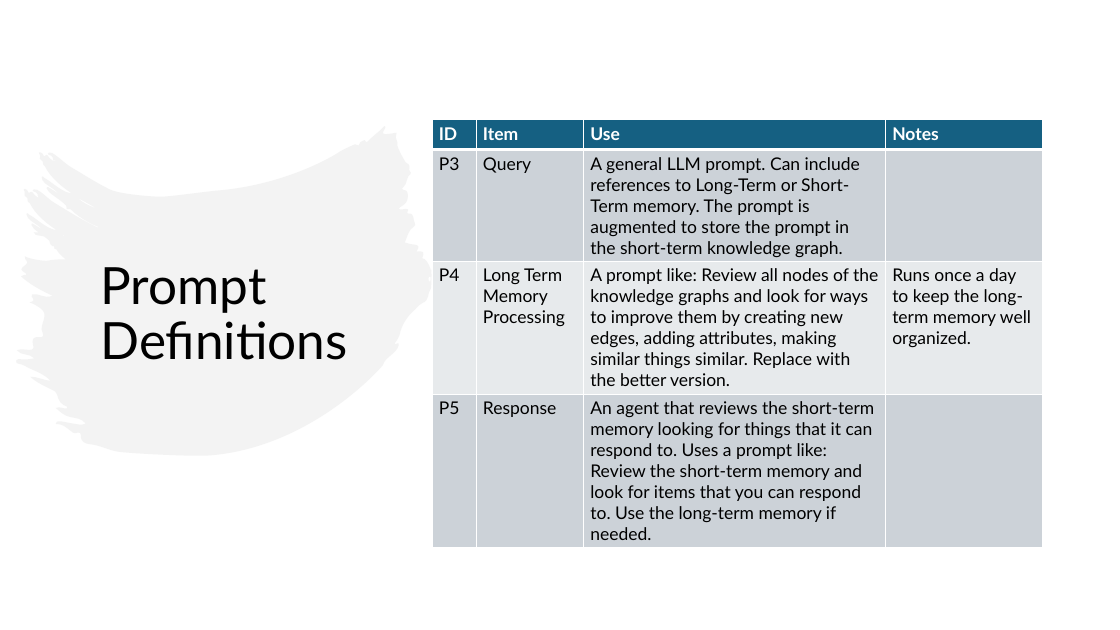
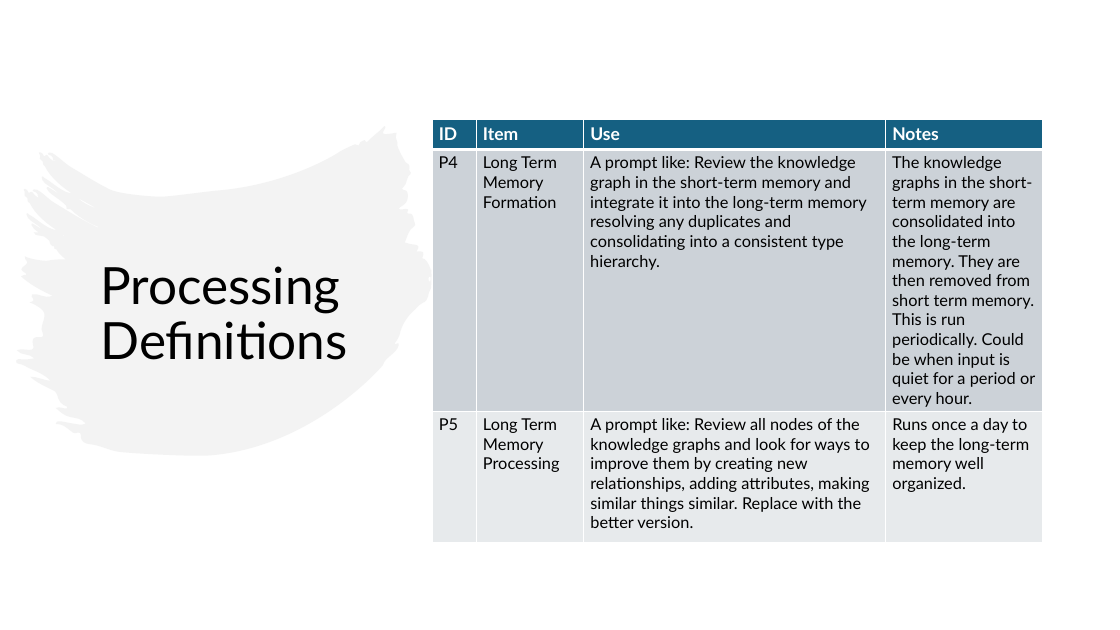
Before and after one commit to OwlSaver/GWU, a slide deck: slide 9 of Praxis/Advisor/Session 7/Wacey Michal Praxis Methodology V2.pptx (slide 10 before the commit). Drawn at 1120x630 pixels with LibreOffice and Linux fonts; fonts in the diff are those of the drawing. Boxes give left, top, right and bottom in pixels: in the first picture for what was removed or moved away, otherwise in the second. Text is boxed around its words. In the diff, an @@ line names an element or a change of style, - is before the commit and + after.

```diff
--- a/Praxis/Advisor/Session 7/Wacey Michal Praxis Methodology V2.pptx
+++ b/Praxis/Advisor/Session 7/Wacey Michal Praxis Methodology V2.pptx
@@ table at (x1=432, y1=119, x2=1043, y2=543) @@
-row 2: P3 | Query | A general LLM prompt. Can include references to Long-Term or Short-Term memory. The prompt is augmented to store the prompt in the short-term knowledge graph. | 
-row 3: P4 | Long Term Memory Processing | A prompt like: Review all nodes of the knowledge graphs and look for ways to improve them by creating new edges, adding attributes, making similar things similar. Replace with the better version. | Runs once a day to keep the long-term memory well organized.
-row 4: P5 | Response | An agent that reviews the short-term memory looking for things that it can respond to. Uses a prompt like: Review the short-term memory and look for items that you can respond to. Use the long-term memory if needed. | 
+row 2: P4 | Long Term Memory Formation | A prompt like: Review the knowledge graph in the short-term memory and integrate it into the long-term memory resolving any duplicates and consolidating into a consistent type hierarchy. | The knowledge graphs in the short-term memory are consolidated into the long-term memory. They are then removed from short term memory. This is run periodically. Could be when input is quiet for a period or every hour.
+row 3: P5 | Long Term Memory Processing | A prompt like: Review all nodes of the knowledge graphs and look for ways to improve them by creating new relationships, adding attributes, making similar things similar. Replace with the better version. | Runs once a day to keep the long-term memory well organized.
@@ title at (x1=100, y1=266, x2=347, y2=360): text changed @@
-Prompt Definitions
+Processing Definitions
```
Also in this commit, not shown: 6 other slides changed, 1 slide added, 1 slide removed, 3 other files.
